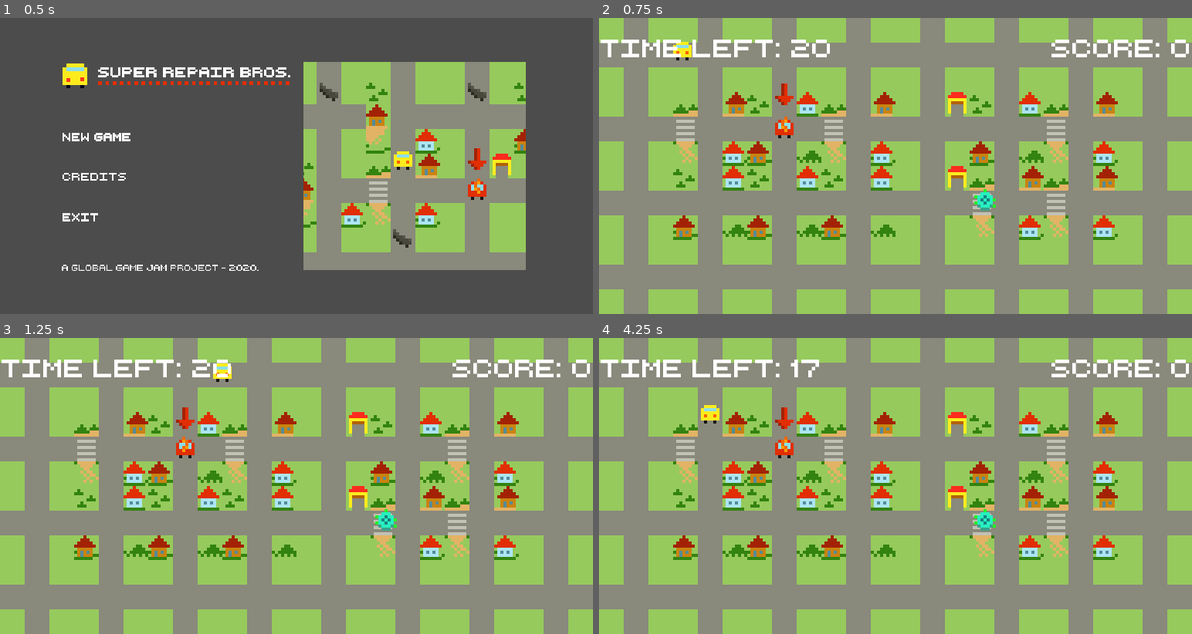
Above: before the commit, frames 1-4 (two rows, left to right).
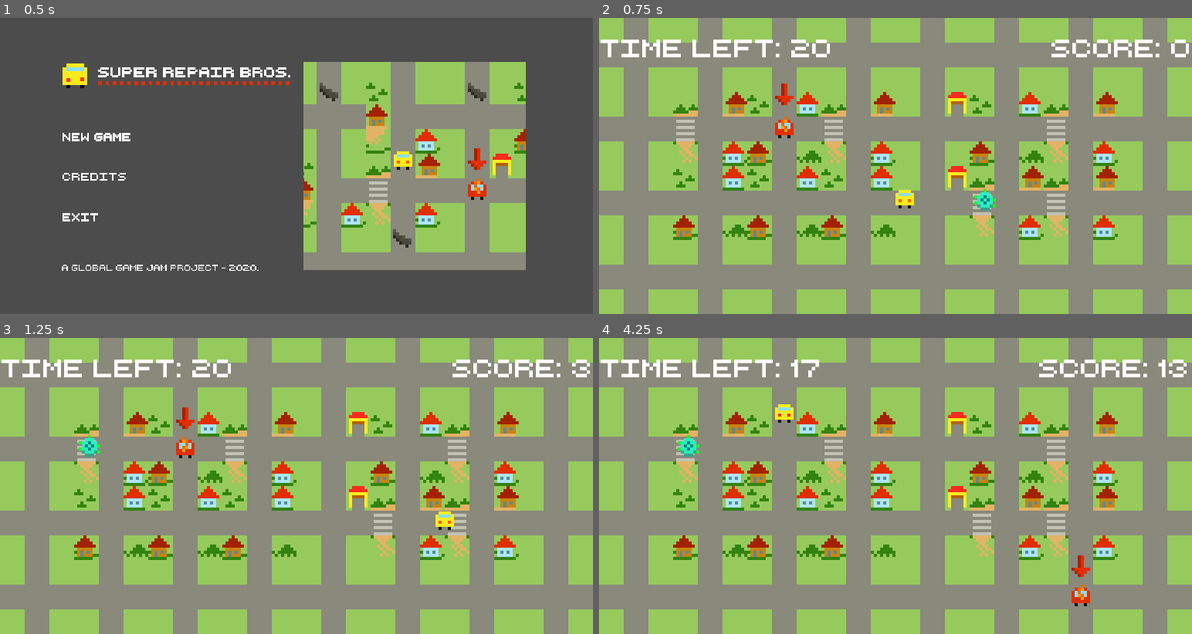
Above: after the commit, the same moments.

Repository: super-repair-bros/super-repair-bros
Game: Godot game, scene res://Scenes/TitleScreen/TitleScreen.tscn
The game is run twice, just before and just after one commit, with the same random seed, the same clock (stepped at 60 frames per second) and the same inputs.
Inputs (mouse positions are in pixels of both pictures, inside the frame that each line leads up to):
- Up to frame 1 (0.5 s): no input
- Up to frame 2 (0.75 s): click (776, 136) at 0.5 s
- Up to frame 3 (1.25 s): no input
- Up to frame 4 (4.25 s): move the mouse to (1025, 471) at 1.27 s; press the mouse at (1025, 471) at 1.28 s; hold D (right) 1.28-2.03 s; move the mouse to (776, 500) at 2.02 s; release the mouse at (776, 500) at 2.03 s; hold S (down) 2.03-2.78 s; click (776, 500) at 2.1 s; move the mouse to (954, 420) at 2.77 s; press the mouse at (954, 420) at 2.78 s; hold D (right) 2.78-3.53 s; move the mouse to (865, 545) at 3.52 s; release the mouse at (865, 545) at 3.53 s; hold W (up) from 3.53 s (still down); click (865, 545) at 3.6 s

Frame 1 is identical in both runs. In frame 2, 0.3% of the frame differs, in the area x 12-54%, y 8-65%; in frame 3, 0.7%; in frame 4, 2.0%, in the area x 13-100%, y 7-91%.

Commit message:
Randomize starting position

Diff:
--- a/Scenes/PlayerCar/PlayerCar.gd
+++ b/Scenes/PlayerCar/PlayerCar.gd
@@ -10,7 +10,17 @@
 var swipe_start = null
 var minimum_drag = 5
 
+export var level_width = 8;
+export var level_height = 4;
+
 func _ready():
+	# Spawn car
+	randomize()
+	var posX = randi() % level_width
+	var posY = randi() % level_height
+	position.x = posX * 24 + 12
+	position.y = posY * 24 + 12;
+
 	$AnimationPlayer.play("idle")
 	$RepairBar.play("default")
 
